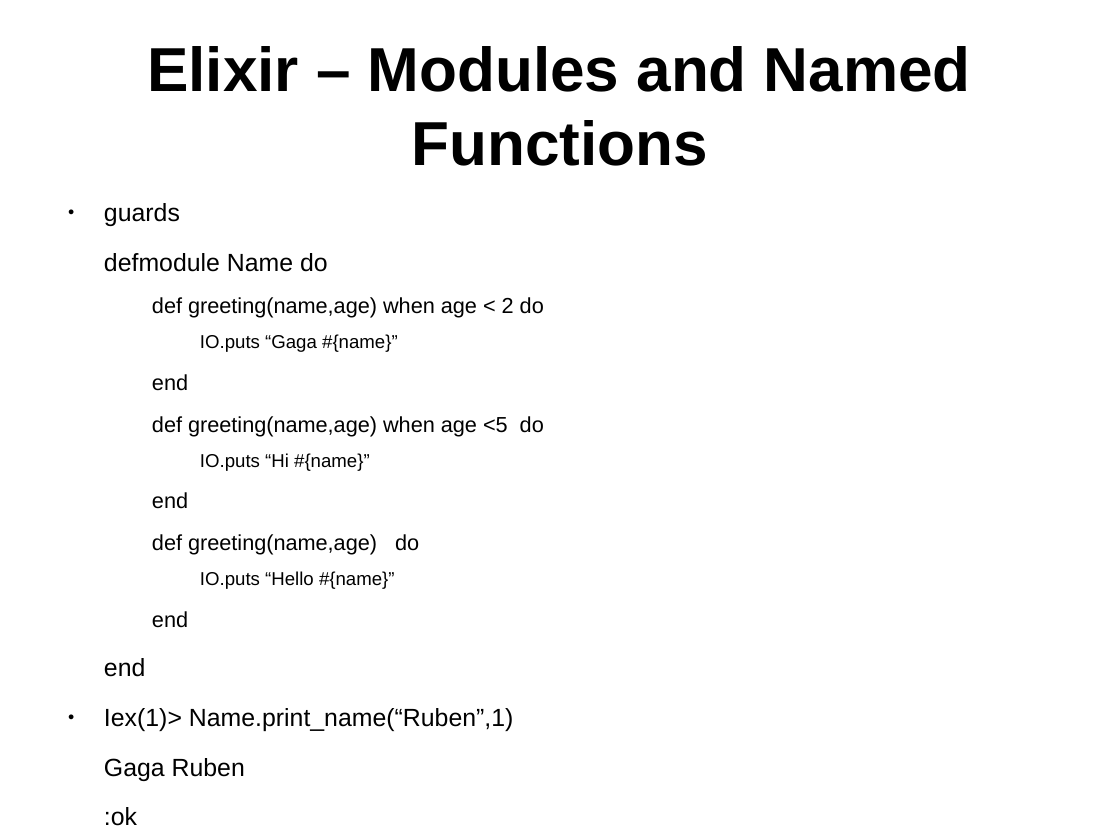
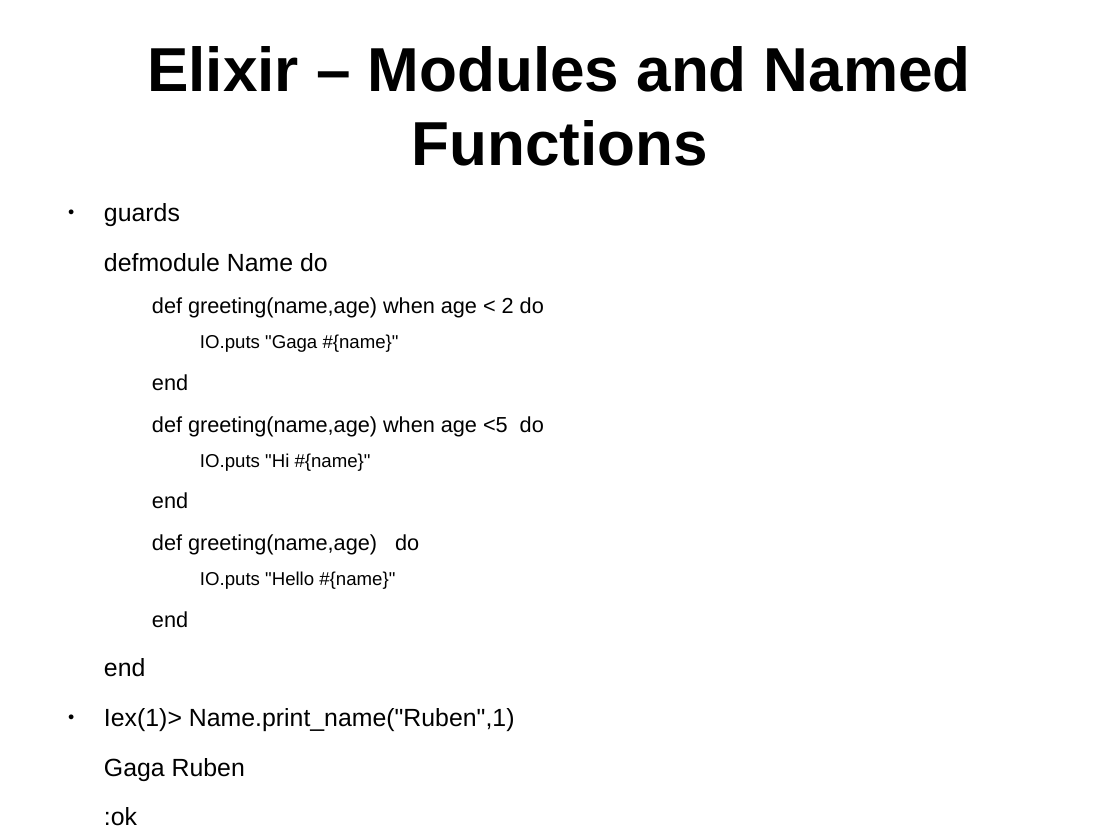
Before and after one commit to ramortegui/talks, a slide deck: slide 14 of elixir-basics.odp (slide 13 before the commit). Drawn at 1120x840 pixels with LibreOffice and Linux fonts; fonts in the diff are those of the drawing. Boxes give left, top, right and bottom in pixels: in the first picture for what was removed or moved away, otherwise in the second. Text is boxed around its words. In the diff, an @@ line names an element or a change of style, - is before the commit and + after.

```diff
--- a/elixir-basics.odp
+++ b/elixir-basics.odp
@@ text at (200, 334, 399, 352): text changed @@
-    IO.puts “Gaga #{name}”
+    IO.puts "Gaga #{name}"
@@ text at (200, 453, 371, 471): text changed @@
-    IO.puts “Hi #{name}”
+    IO.puts "Hi #{name}"
@@ text at (200, 571, 395, 589): text changed @@
-    IO.puts “Hello #{name}”
+    IO.puts "Hello #{name}"
@@ text at (104, 708, 515, 731): text changed @@
-● Iex(1)> Name.print_name(“Ruben”,1)
+● Iex(1)> Name.print_name("Ruben",1)
```
Also in this commit, not shown: 7 other slides changed, 1 slide added.
